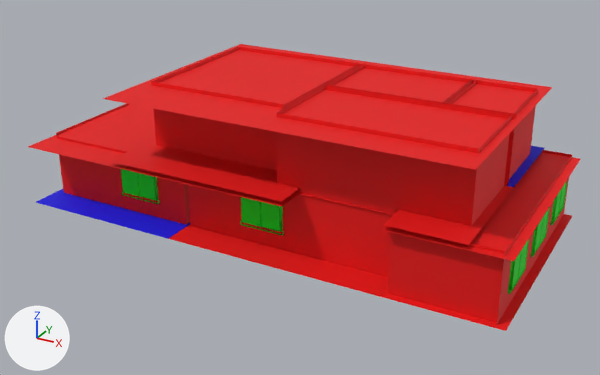
An edit to the FBX model FireTour/Assets/Models/House_Interior.fbx, drawn before and after from the same camera.
Before and after are seen from a camera (50 mm lens) standing at (16.4, -28.7, 16.0) and looking at (1.0, -0.7, 2.0). The axes (+X, +Y, +Z) are drawn at lower left. The lights are the same throughout. Where no turn or scale is listed for an object, it has been applied to the vertices.

Script lines for the objects in view, before the commit:
```python
me_in_walldown_window_double_b_3x__2 = bpy.data.meshes.new('In_WallDown_Window_Double_B_3x (2)')
me_in_walldown_window_double_b_3x__2.from_pydata(...)  # 4540 vertices, 7246 faces; spans x -9.9..11.2, y -5.2..4.9, z 0.7..6.3
# faces by material slot: [551, 5128, 1567]
me_in_walldown_window_double_b_3x__2.materials.append(mat_strip2)  # blue #0500e7
me_in_walldown_window_double_b_3x__2.materials.append(mat_strip1)  # red #e70000
me_in_walldown_window_double_b_3x__2.materials.append(mat_atlas1)  # green #00e70b
ob_in_walldown_window_double_b_3x__2 = bpy.data.objects.new('In_WallDown_Window_Double_B_3x (2)', me_in_walldown_window_double_b_3x__2)
ob_in_walldown_window_double_b_3x__2.location = (0.0, 0.0, 0.0)
```
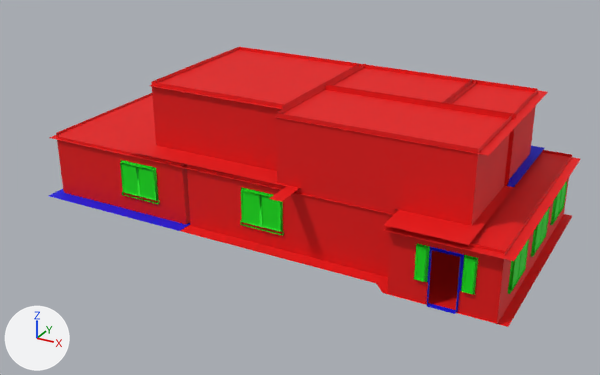
The change, as a list of edits to the scene's bpy script:
```text
Change me_in_walldown_window_double_b_3x__2:
    used by ob_in_walldown_window_double_b_3x__2; location = (0.0, 0.0, 0.0)
    remove me_in_walldown_window_double_b_3x__2.from_pydata(...)  # 4540 vertices, 7246 faces; spans x -9.9..11.2, y -5.2..4.9, z 0.7..6.3
    add me_in_walldown_window_double_b_3x__2.from_pydata(...)  # 4681 vertices, 7227 faces; spans x -9.9..11.2, y -5.2..4.9, z 0.7..6.3
    me_in_walldown_window_double_b_3x__2 part 1: the loose piece of 83 vertices spanning x 1.4..3.6, y 3.8..3.9, z 0.7..3.0 is copied, and the copy is turned -180 degrees about the z axis through its middle, then moved by (6.3, -8.8, 0.0); it spans x 7.7..10.0, y -5.0..-4.8, z 0.7..3.0
    me_in_walldown_window_double_b_3x__2 part 2: 59 vertices moved from x -9.8..11.2, y -5.2..-1.8, z 0.7..3.5 to x -9.8..11.2, y -4.9..-1.8, z 0.7..3.5; 100 vertices removed from x -9.8..9.7, y -5.2..4.8, z 0.7..6.1; 158 vertices added at x -9.8..10.8, y -5.0..4.1, z 0.7..6.1
```

Pixel boxes (x1, y1, x2, y2) of what changed, in the pictures (600 x 375 px; the box of a moved part takes in the faces that stretch with it):
'In_WallDown_Window_Double_B_3x (2)', reshaped
    before: (28, 44, 580, 331)
    after: (49, 47, 580, 327)
part 1 of me_in_walldown_window_double_b_3x__2, added
    after: (413, 242, 479, 312)
part 2 of me_in_walldown_window_double_b_3x__2, moved or reshaped
    before: (28, 44, 552, 331)
    after: (49, 50, 548, 327)
